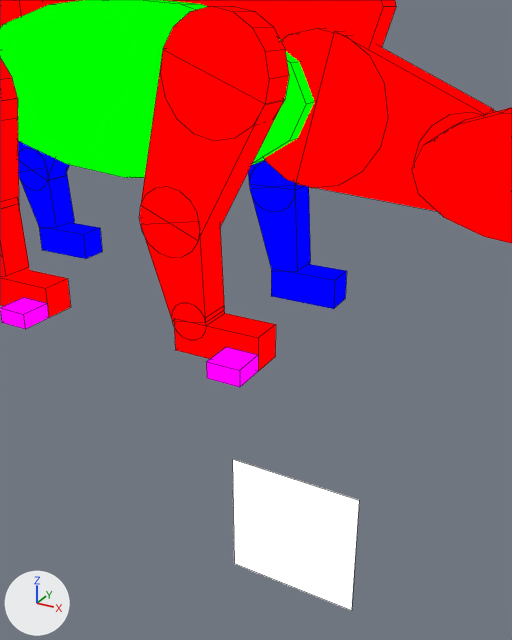
The Blender file assets-source/blender/motion/stegosaurus-sneeze.blend as it was, and as the next commit left it.
Both versions are drawn from a 50 mm lens placed at (79.7, -36.81, 17.9), pointed at (75.78, -29.67, 14.33). The axes (+X, +Y, +Z) are drawn at lower left. The lights are the same throughout. The first picture is the older version. Mesh edges are drawn as thin lines on the coarser meshes.

In view in the first picture: 'DinoTycoon_Motion_stegosaurus_sneeze_belly', 'DinoTycoon_Motion_stegosaurus_sneeze_eye', 'DinoTycoon_Motion_stegosaurus_sneeze_far_front_1', 'DinoTycoon_Motion_stegosaurus_sneeze_head', 'DinoTycoon_Motion_stegosaurus_sneeze_near_front_0', 'DinoTycoon_Motion_stegosaurus_sneeze_near_front_1', 'DinoTycoon_Motion_stegosaurus_sneeze_near_front_foot', 'DinoTycoon_Motion_stegosaurus_sneeze_near_front_joint_0', 'DinoTycoon_Motion_stegosaurus_sneeze_near_front_joint_1', 'DinoTycoon_Motion_stegosaurus_sneeze_neck_0', 'DinoTycoon_Motion_stegosaurus_sneeze_neck_joint_0', 'DinoTycoon_Motion_stegosaurus_sneeze_trunk' and 19 more.
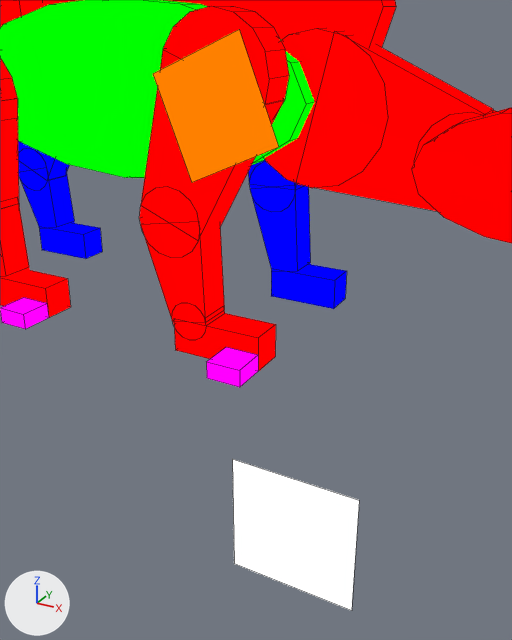
The newer file adds a shape key; the second version is drawn at full value of the shape key 'sneeze_03' of 'DinoTycoon_Motion_stegosaurus_sneeze_eye_white', and the change is written as the vertex moves it makes.

Changed parts and their boxes (x1, y1, x2, y2) in the pictures (512 x 640 px):
```json
{"object": "DinoTycoon_Motion_stegosaurus_sneeze_eye_white", "change": "added", "after": [153, 29, 279, 182], "on screen": "orange"}
```

Edits to the scene script, one JSON object a line:
```json
{"op": "add", "block": "mat_dinotycoon_role_y", "code": ["mat_dinotycoon_role_y = emission_material('DinoTycoon_Role_Y')", "mat_dinotycoon_role_y.base_color = (1.0, 0.216, 0.0)  # orange #ff8000"]}
{"op": "add", "block": "me_dinotycoon_motion_stegosaurus_sneeze_sample_eye_white", "code": ["me_dinotycoon_motion_stegosaurus_sneeze_sample_eye_white = bpy.data.meshes.new('DinoTycoon_Motion_stegosaurus_sneeze_sample_eye_white')", "me_dinotycoon_motion_stegosaurus_sneeze_sample_eye_white.from_pydata([(73.89, -29.0, 17.13), (75.18, -29.0, 17.68), (75.73, -29.0, 16.36), (74.44, -29.0, 15.78), (73.89, -29.0, 17.13), (75.18, -29.0, 17.68), (75.73, -29.0, 16.36), (74.44, -29.0, 15.78)], [], [(3, 2, 1, 0), (4, 5, 6, 7), (0, 1, 5, 4), (1, 2, 6, 5), (2, 3, 7, 6), (3, 0, 4, 7)])", "me_dinotycoon_motion_stegosaurus_sneeze_sample_eye_white.materials.append(mat_dinotycoon_role_y)  # orange #ff8000"]}
{"op": "add", "block": "ob_dinotycoon_motion_stegosaurus_sneeze_eye_white", "code": ["ob_dinotycoon_motion_stegosaurus_sneeze_eye_white = bpy.data.objects.new('DinoTycoon_Motion_stegosaurus_sneeze_eye_white', me_dinotycoon_motion_stegosaurus_sneeze_sample_eye_white)", "ob_dinotycoon_motion_stegosaurus_sneeze_eye_white.location = (0.0, 0.0, 0.0)"]}
```
